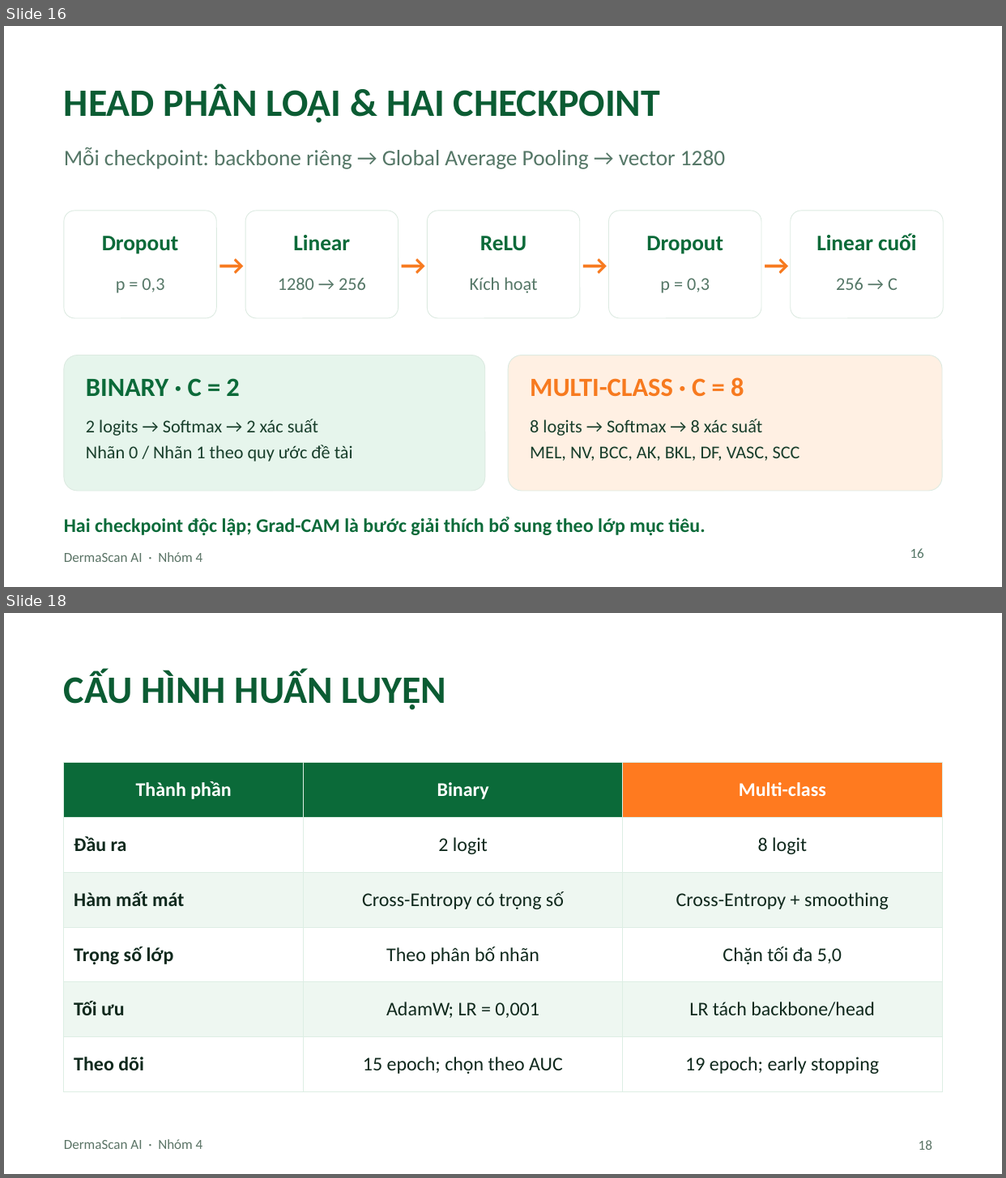
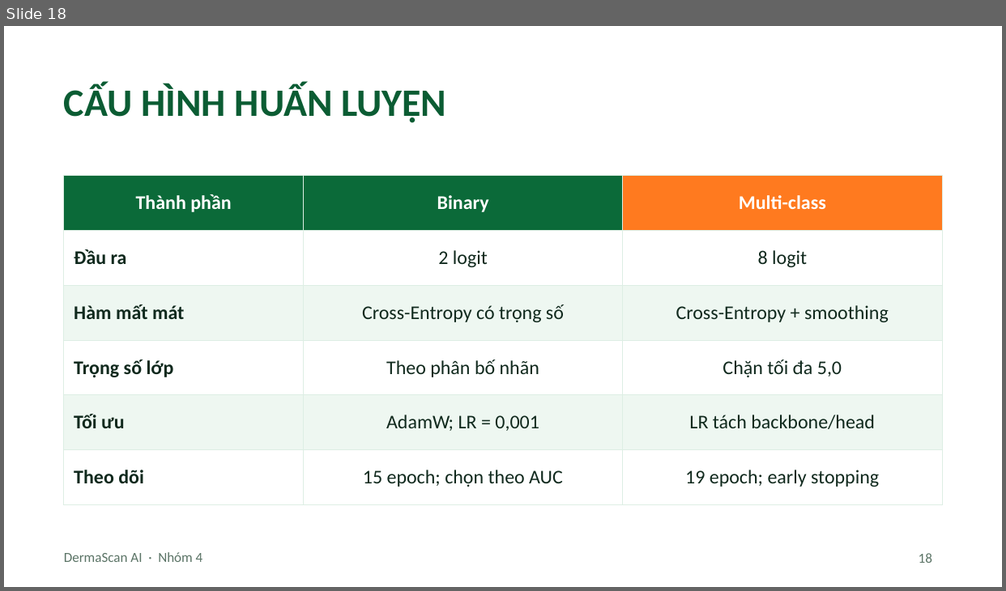
Before and after one commit to DTH235658-Phan-Thanh-Hoai/DoAnTriTueNhanTao, a slide deck: docs/presentation/DermaScan_AI/integrated/DermaScan_AI_LongGhep_MoHinh.pptx. Shown one above the other, each under a label of ours: slides 16 and 18 before the commit, slide 18 after it; the slides between them are not shown. The pictures are 1006x1178 and 1006x591 pixels, drawn with LibreOffice and Linux fonts; fonts in the diff are those of the drawing; background and template pictures are left out. Boxes give left, top, right and bottom in pixels: in the first picture for what was removed or moved away, otherwise in the second. Text is boxed around its words. In the diff, an @@ line names an element or a change of style, - is before the commit and + after.

```diff
--- a/docs/presentation/DermaScan_AI/integrated/DermaScan_AI_LongGhep_MoHinh.pptx
+++ b/docs/presentation/DermaScan_AI/integrated/DermaScan_AI_LongGhep_MoHinh.pptx
@@ slide 16 removed at (4,26,1002,587), background picture (left out); not listed: 1 template element that a slide beside it also shows @@
@@ title removed at (64,84,660,123) @@
-HEAD PHÂN LOẠI & HAI CHECKPOINT
@@ text removed at (64,148,725,169) @@
-Mỗi checkpoint: backbone riêng → Global Average Pooling → vector 1280
@@ rounded rectangle removed at (64,211,216,318) @@
@@ rounded rectangle removed at (245,211,398,318) @@
@@ rounded rectangle removed at (427,211,580,318) @@
@@ rounded rectangle removed at (609,211,761,318) @@
@@ rounded rectangle removed at (791,211,943,318) @@
@@ text removed at (102,236,179,254) @@
-Dropout
@@ text removed at (293,235,350,251) @@
-Linear
@@ text removed at (480,236,526,251) @@
-ReLU
@@ text removed at (646,236,723,254) @@
-Dropout
@@ text removed at (816,233,916,251) @@
-Linear cuối
@@ text removed at (216,248,246,277) @@
-→
@@ text removed at (398,248,428,277) @@
-→
@@ text removed at (580,248,610,277) @@
-→
@@ text removed at (761,248,791,277) @@
-→
@@ text removed at (116,278,164,293) @@
-p = 0,3
@@ text removed at (278,278,366,290) @@
-1280 → 256
@@ text removed at (470,277,537,293) @@
-Kích hoạt
@@ text removed at (660,278,710,293) @@
-p = 0,3
@@ text removed at (836,278,897,290) @@
-256 → C
@@ rounded rectangle removed at (64,356,485,491) @@
@@ rounded rectangle removed at (508,356,942,491) @@
@@ text removed at (86,378,239,397) @@
-BINARY · C = 2
@@ text removed at (530,378,744,397) @@
-MULTI-CLASS · C = 8
@@ text removed at (86,419,353,462) @@
-2 logits → Softmax → 2 xác suất
-Nhãn 0 / Nhãn 1 theo quy ước đề tài
@@ text removed at (530,419,800,461) @@
-8 logits → Softmax → 8 xác suất
-MEL, NV, BCC, AK, BKL, DF, VASC, SCC
@@ text removed at (64,517,705,536) @@
-Hai checkpoint độc lập; Grad-CAM là bước giải thích bổ sung theo lớp mục tiêu.
@@ text removed at (910,548,924,558) @@
-16
```
Also in this commit, not shown: 3 slides added, 2 other slides removed, 3 other files.
